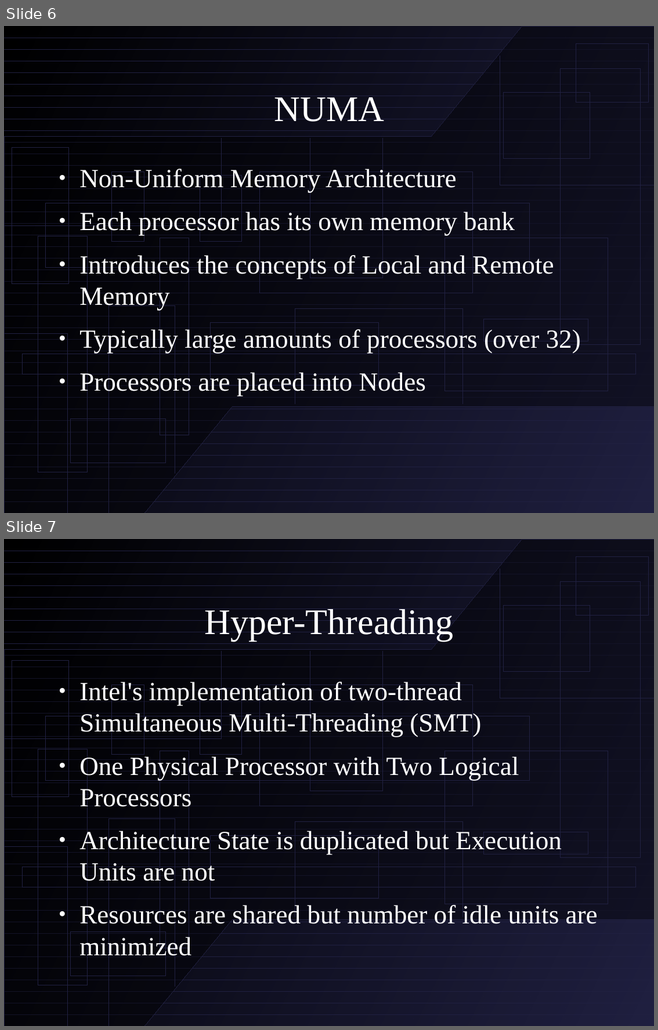
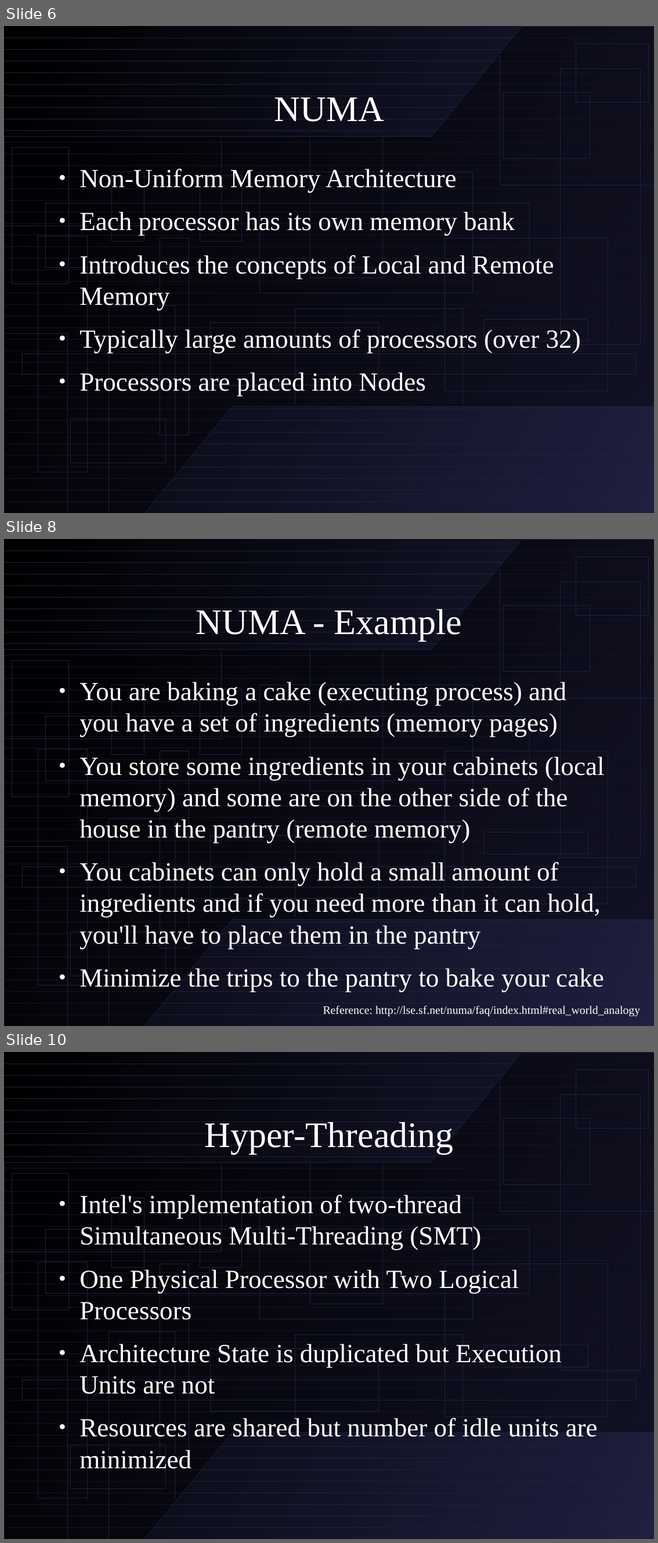
Before and after one commit to sumdog/assignments, a slide deck: cpsc-533/presentation.odp. Shown one above the other, each under a label of ours: slides 6 and 7 before the commit, slides 6, 8 and 10 after it; the slides between them are not shown. The pictures are 658x1030 and 658x1543 pixels, drawn with LibreOffice and Linux fonts; fonts in the diff are those of the drawing. Boxes give left, top, right and bottom in pixels: in the first picture for what was removed or moved away, otherwise in the second. Text is boxed around its words. In the diff, an @@ line names an element or a change of style, - is before the commit and + after.

Commit message:
Finished paper and presentation Now I just need to proof-read and reherse

```diff
--- a/cpsc-533/presentation.odp
+++ b/cpsc-533/presentation.odp
@@ slide 8 added at (4,539,654,1026), background #FFFFFF; not listed: 66 template elements that a slide beside it also shows @@
@@ title added at (196,609,462,641), 44 pt, text #FFFFFF @@
+NUMA - Example
@@ text added at (79,680,604,992), 32 pt, text #FFFFFF @@
+● You are baking a cake (executing process) and you have a set of ingredients (memory pages)
+● You store some ingredients in your cabinets (local memory) and some are on the other side of the house in the pantry (remote memory)
+● You cabinets can only hold a small amount of ingredients and if you need more than it can hold, you'll have to place them in the pantry
+● Minimize the trips to the pantry to bake your cake
@@ text added at (323,1006,640,1017), 14 pt, text #FFFFFF @@
+Reference: http://lse.sf.net/numa/faq/index.html#real_world_analogy
@@ what was slide 7 is now slide 10 @@
```
Also in this commit, not shown: 2 slides changed, 9 other slides added, 1 other file.
